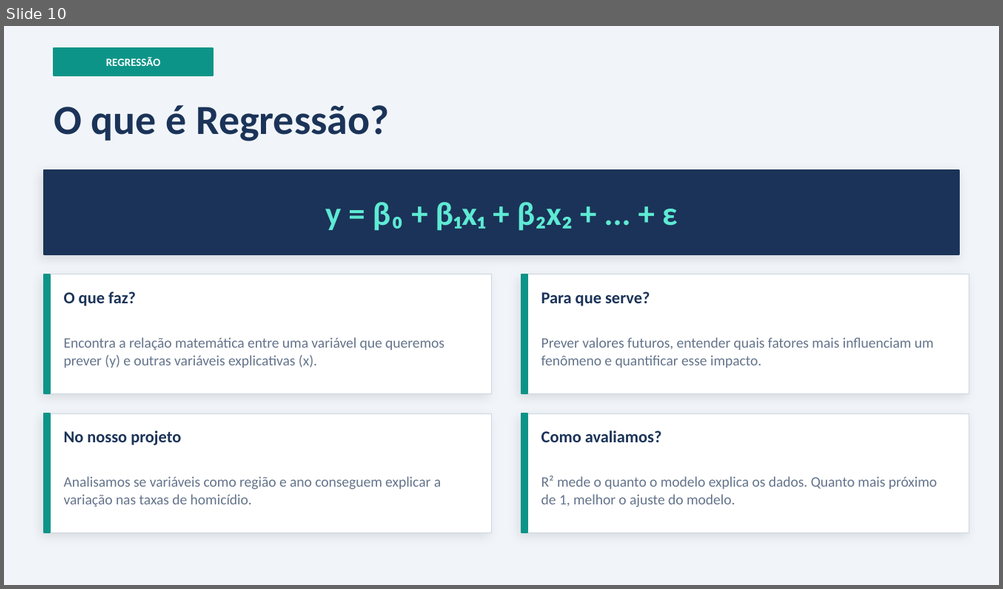
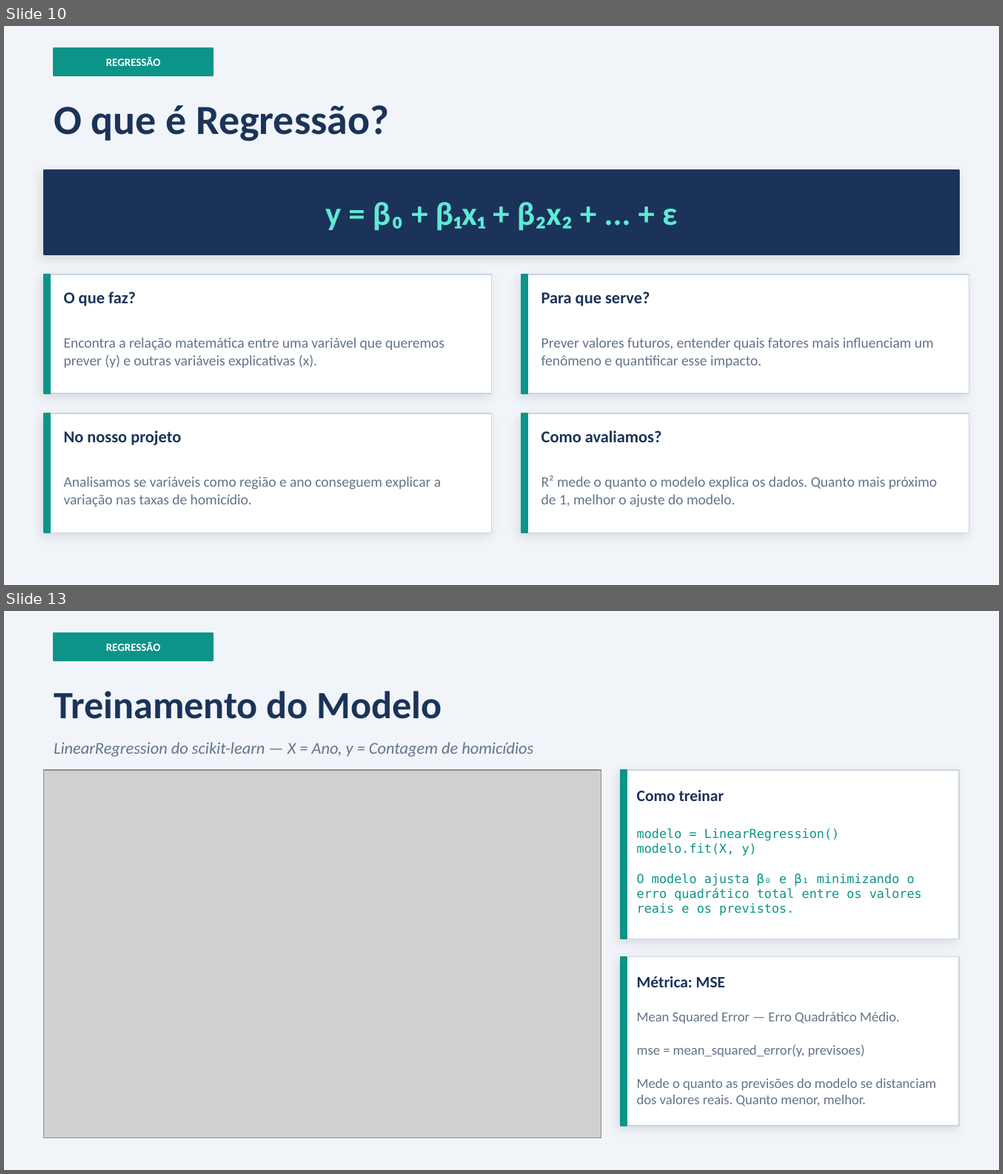
Before and after one commit to William-vale/Trabalho_T-picos_Especiais_Computacao_I, a slide deck: homicidios_analise.pptx. Shown one above the other, each under a label of ours: slide 10 before the commit, slides 10 and 13 after it; the slides between them are not shown. The pictures are 1003x589 and 1003x1174 pixels, drawn with LibreOffice and Linux fonts; fonts in the diff are those of the drawing; grey boxes stand for pictures. Boxes give left, top, right and bottom in pixels: in the first picture for what was removed or moved away, otherwise in the second. Text is boxed around its words. In the diff, an @@ line names an element or a change of style, - is before the commit and + after.

```diff
--- a/homicidios_analise.pptx
+++ b/homicidios_analise.pptx
@@ slide 13 added at <box>4,611,999,1170</box>, background #F1F5F9 @@
@@ rectangle added at <box>54,633,213,661</box>, fill #0D9488, outline #0D9488 1 pt @@
@@ text added at <box>106,642,161,651</box>, 8 pt, text #FFFFFF, bold @@
+REGRESSÃO
@@ text added at <box>54,691,442,719</box>, 28 pt, text #1B3358, bold @@
+Treinamento do Modelo
@@ text added at <box>54,742,533,757</box>, 12 pt, text #64748B, italic @@
+LinearRegression do scikit-learn — X = Ano, y = Contagem de homicídios
@@ picture added at <box>44,770,600,1138</box> @@
@@ rectangle added at <box>620,770,959,940</box>, fill #FFFFFF, outline #CBD5E1 0.75 pt @@
@@ rectangle added at <box>620,770,626,940</box>, fill #0D9488, outline #0D9488 1 pt @@
@@ text added at <box>637,790,724,801</box>, 11.5 pt, text #1B3358, bold @@
+Como treinar
@@ text added at <box>637,829,922,916</box>, 9 pt, text #0D9488 @@
+modelo = LinearRegression()
+modelo.fit(X, y)
+O modelo ajusta β₀ e β₁ minimizando o erro quadrático total entre os valores reais e os previstos.
@@ rectangle added at <box>620,957,959,1126</box>, fill #FFFFFF, outline #CBD5E1 0.75 pt @@
@@ rectangle added at <box>620,957,626,1126</box>, fill #0D9488, outline #0D9488 1 pt @@
@@ text added at <box>637,977,725,988</box>, 11.5 pt, text #1B3358, bold @@
+Métrica: MSE
@@ text added at <box>637,1012,936,1107</box>, 10 pt, text #64748B @@
+Mean Squared Error — Erro Quadrático Médio.
+mse = mean_squared_error(y, previsoes)
+Mede o quanto as previsões do modelo se distanciam dos valores reais. Quanto menor, melhor.
```
Also in this commit, not shown: 10 other slides changed, 6 other slides added, 1 other file.
